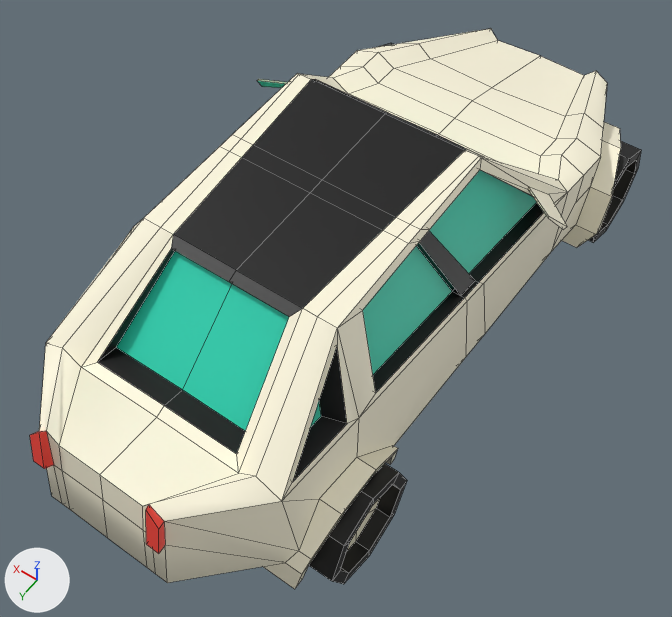
A saved change to the FBX model Assets/_art/Cars/Volta.fbx.
Rendered twice from a 50 mm camera at (-0.98, 1.5, 2.32) aimed at (-0.03, 0.17, 0.23). Every picture has the same lights, and +X, +Y and +Z are marked at lower left. Mesh edges are drawn as thin lines. Where no turn or scale is listed for an object, it has been applied to the vertices.

Names of what the first picture shows: 'ourStyleAddingSomeMoreColors'.
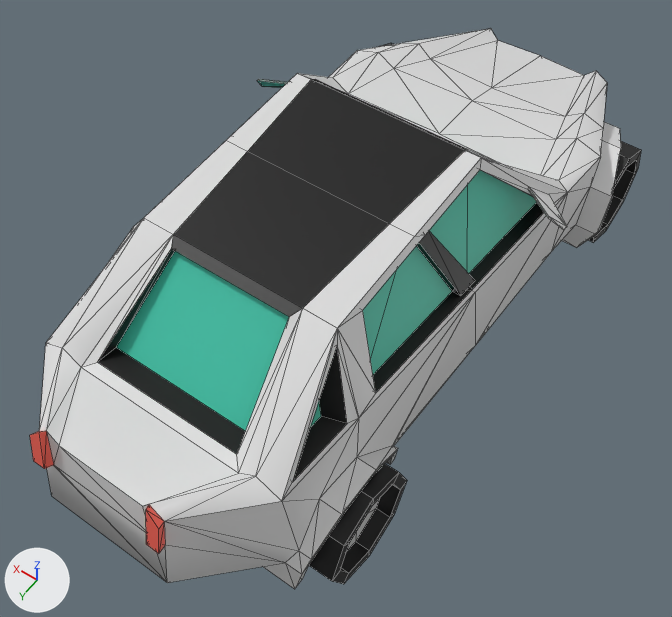
Boxes (x1, y1, x2, y2) around the edits, measured in the pictures (672 x 617 px):
part 1 of me_mesh, cut back: before (46, 50, 600, 582); after (144, 73, 567, 457)
part 2 of me_mesh, recoloured: (165, 122, 621, 587) in both
part 3 of me_mesh, recoloured: (310, 402, 320, 427) in both

Diff of the bpy script that builds the scene:
```diff
--- a/Assets/_art/Cars/Volta.fbx.py
+++ b/Assets/_art/Cars/Volta.fbx.py
@@ mat_default_material @@
+mat_default_material = principled_material('Default_Material')
+mat_default_material.base_color = (0.5, 0.5, 0.5)  # grey #bcbcbc
@@ mat_bluelight @@
+mat_bluelight = principled_material('blueLight')
+mat_bluelight.base_color = (0.0395, 0.386, 0.342)  # cyan #38a79e
@@ mat_bluelighter @@
+mat_bluelighter = principled_material('blueLighter')
+mat_bluelighter.base_color = (0.0452, 0.527, 0.376)  # cyan #3cc0a5
@@ mat_white @@
+mat_white = principled_material('white')
+mat_white.base_color = (0.716, 0.716, 0.716)  # light grey #dcdcdc
@@ me_mesh @@
 # used by ob_ourstyleaddingsomemorecolors; location = (0.0, -0.031, 0.375)
-me_mesh.from_pydata(...)  # 583 vertices, 606 faces; spans x -0.5..0.5, y -1.09..1.09, z -0.37..0.37
+me_mesh.from_pydata(...)  # 468 vertices, 665 faces; spans x -0.5..0.5, y -1.09..1.09, z -0.37..0.37
+# me_mesh part 1: 129 vertices removed from x -0.43..0.43, y -0.99..1.09, z -0.29..0.37; 14 vertices added at x -0.42..0.42, y 0.07..0.24, z -0.27..0.35
+# me_mesh part 2: 100 faces spanning x -0.5..0.5, y -1.06..1.09, z -0.33..0.37 switch from mat_old_cream (white #fff9e0) to mat_white (light grey #dcdcdc)
+# me_mesh part 3: 2 faces spanning x -0.31..0.31, y 0.61..0.78, z 0.12..0.26 switch from mat_lightblue (cyan #25d3b2) to mat_bluelighter (cyan #3cc0a5)
 me_mesh.materials.append(mat_yellow)
@@ me_mesh @@
 me_mesh.materials.append(mat_black)
+me_mesh.materials.append(mat_default_material)  # grey #bcbcbc
+me_mesh.materials.append(mat_bluelight)  # cyan #38a79e
```
